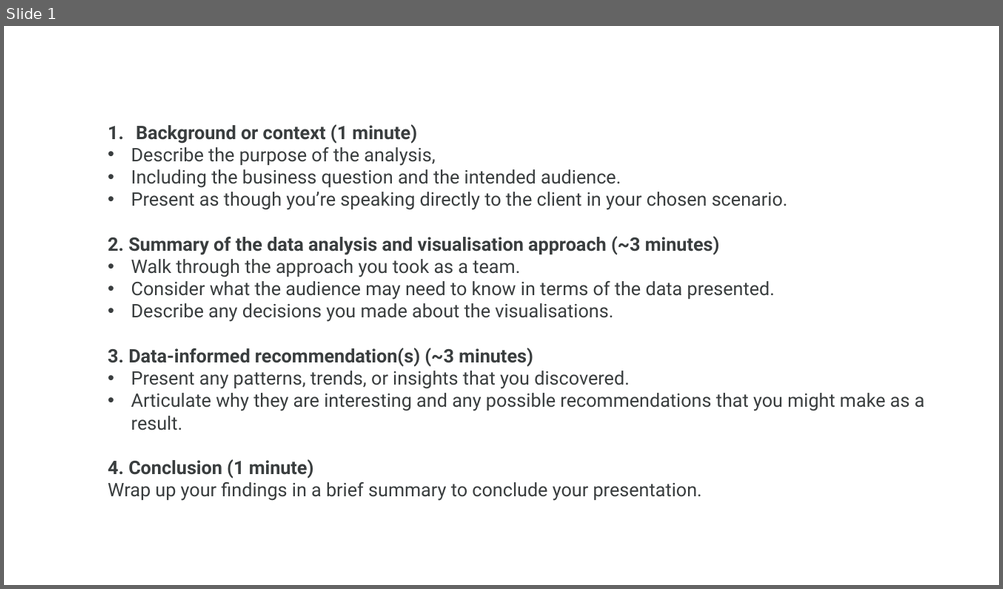
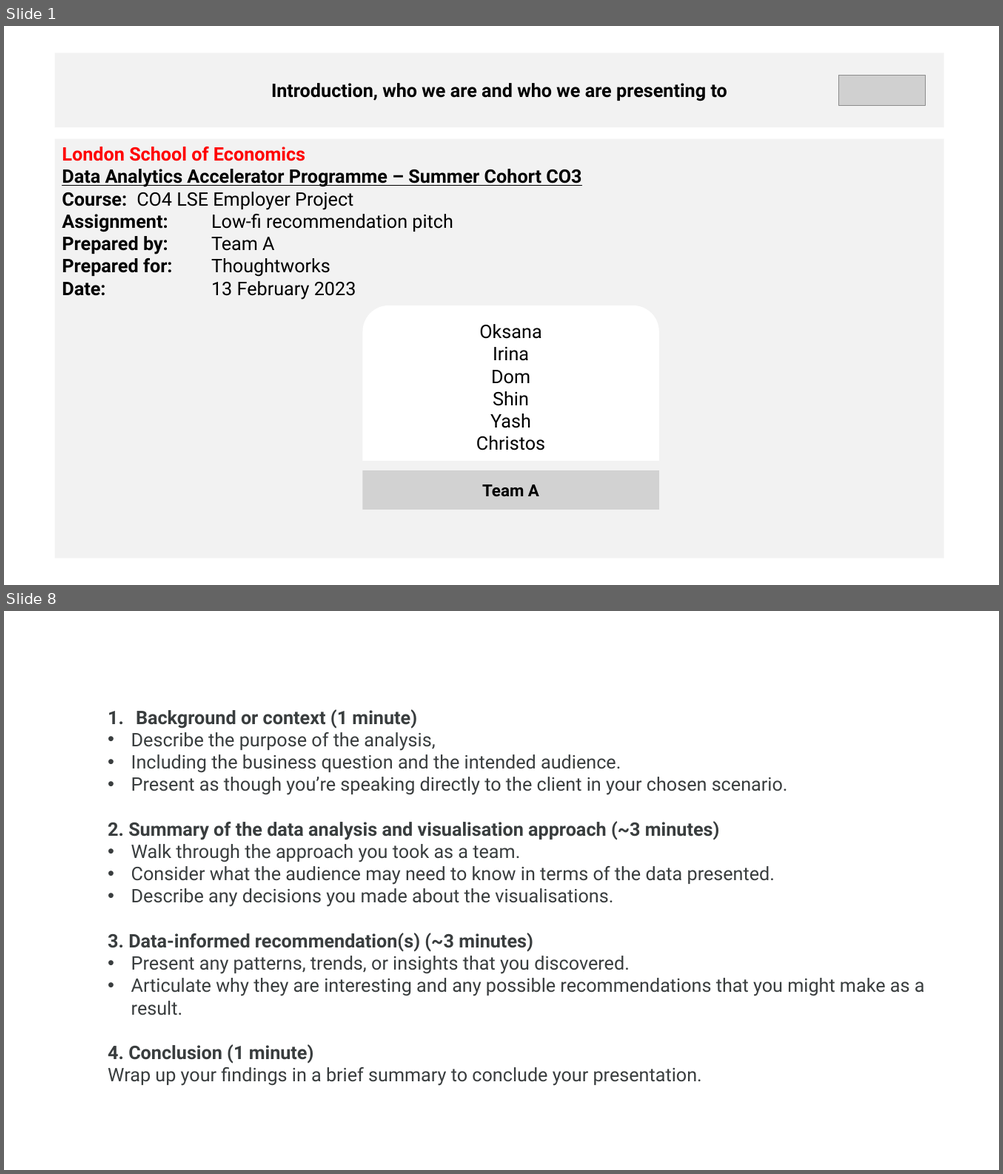
Before and after one commit to SanaFed/CO3_LSE-Employer-Project, a slide deck: Team 10 - Low Fidelity Presentation.pptx. Shown one above the other, each under a label of ours: slide 1 before the commit, slides 1 and 8 after it; the slides between them are not shown. The pictures are 1003x589 and 1003x1174 pixels, drawn with LibreOffice and Linux fonts; fonts in the diff are those of the drawing; grey boxes stand for pictures. Boxes give left, top, right and bottom in pixels: in the first picture for what was removed or moved away, otherwise in the second. Text is boxed around its words. In the diff, an @@ line names an element or a change of style, - is before the commit and + after.

```diff
--- a/Team 10 - Low Fidelity Presentation.pptx
+++ b/Team 10 - Low Fidelity Presentation.pptx
@@ slide 1 added at box(4, 26, 999, 585), background #FFFFFF @@
@@ rectangle added at box(55, 53, 944, 127), fill #F2F2F2, 18 pt, text #000000, bold @@
+Introduction, who we are and who we are presenting to
@@ picture added at box(839, 76, 925, 106) @@
@@ rectangle added at box(55, 138, 944, 558), fill #F2F2F2, 18 pt, text #000000, bold @@
+London School of Economics
+Data Analytics Accelerator Programme – Summer Cohort CO3
+Course: CO4 LSE Employer Project
+Assignment: Low-fi recommendation pitch
+Prepared by: Team A
+Prepared for: Thoughtworks
+Date: 13 February 2023
@@ round same rect added at box(363, 306, 659, 461), fill #FFFFFF, 18 pt, text #000000 @@
+Oksana
+Irina
+Dom
+Shin
+Yash
+Christos
@@ rounded rectangle added at box(363, 471, 659, 509), fill #A6A6A6 at 41% opacity, 16 pt, text #000000, bold @@
+Team A
@@ what was slide 1 is now slide 8 @@
```
Also in this commit, not shown: 7 other slides added, 1 slide removed.
